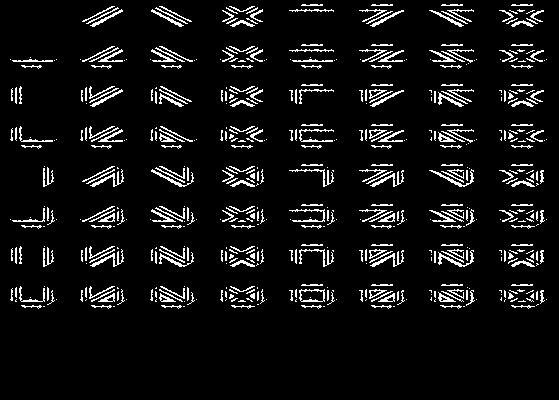
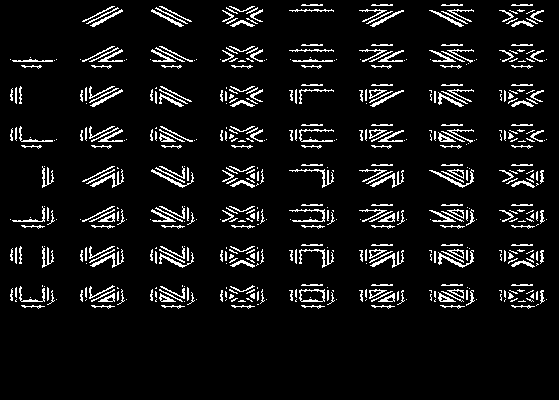
Layered file, before and after one edit (559px x 400px). Changes by layer:
painted on "Layer 2" over bbox(10, 94, 534, 307)
